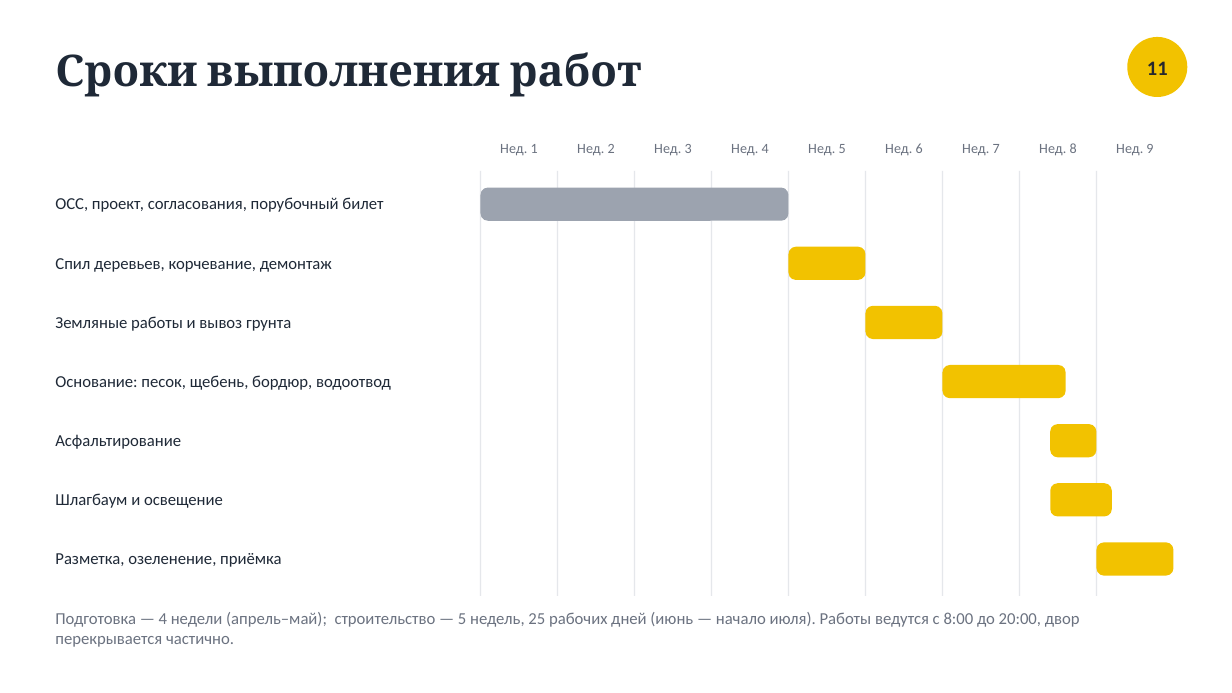
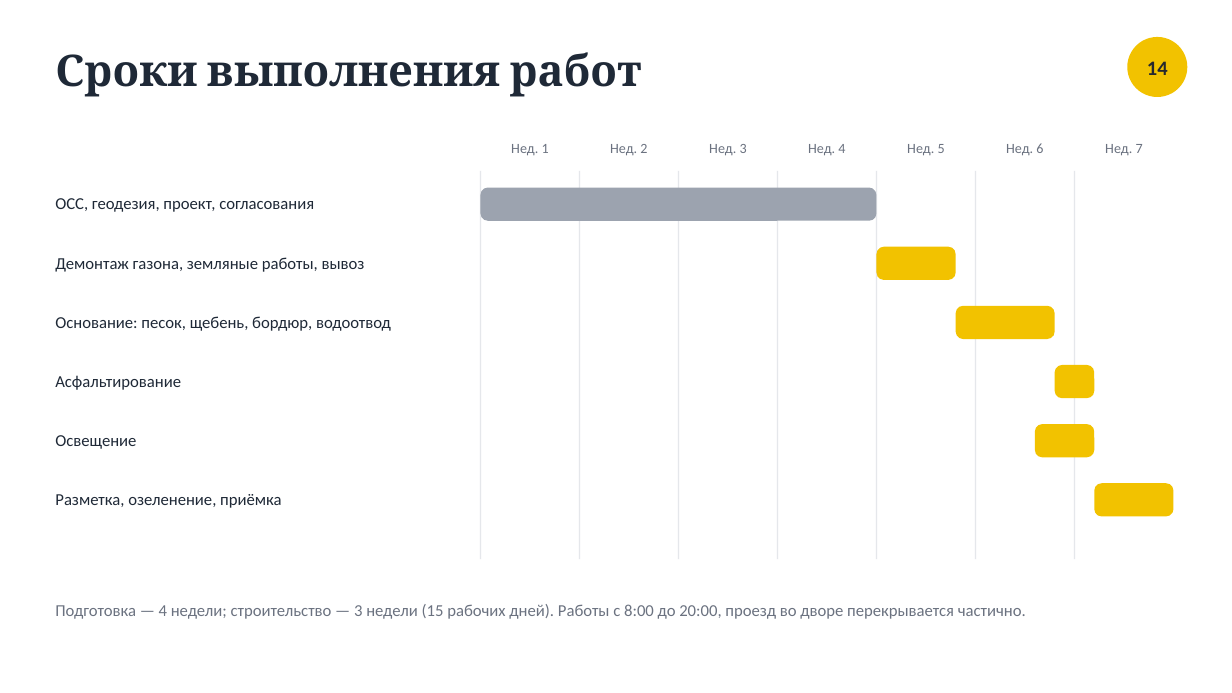
Before and after one commit to shortisshow-prog/mirigrushek, a slide deck: slide 14 of parking/Парковка_Нахимова_20.pptx (slide 11 before the commit). Drawn at 1232x693 pixels with LibreOffice and Linux fonts; fonts in the diff are those of the drawing. Boxes give left, top, right and bottom in pixels: in the first picture for what was removed or moved away, otherwise in the second. Text is boxed around its words. In the diff, an @@ line names an element or a change of style, - is before the commit and + after.

```diff
--- a/parking/Парковка_Нахимова_20.pptx
+++ b/parking/Парковка_Нахимова_20.pptx
@@ text at (1147, 61, 1168, 75): text changed @@
-11
+14
@@ text "Нед. 1": place and size @@
-text "Нед. 1" at (500, 144, 538, 156)
+text "Нед. 1" at (511, 144, 549, 156)
@@ text "Нед. 2": place and size @@
-text "Нед. 2" at (577, 144, 615, 156)
+text "Нед. 2" at (610, 144, 647, 156)
@@ text "Нед. 3": place and size @@
-text "Нед. 3" at (654, 144, 692, 156)
+text "Нед. 3" at (709, 144, 747, 156)
@@ text "Нед. 4": place and size @@
-text "Нед. 4" at (731, 144, 769, 156)
+text "Нед. 4" at (808, 144, 845, 156)
@@ text "Нед. 5": place and size @@
-text "Нед. 5" at (808, 144, 846, 156)
+text "Нед. 5" at (907, 144, 945, 156)
@@ text "Нед. 6": place and size @@
-text "Нед. 6" at (885, 143, 923, 156)
+text "Нед. 6" at (1006, 143, 1043, 156)
@@ text removed at (1039, 143, 1077, 156) @@
-Нед. 8
@@ text "Нед. 7": place and size @@
-text "Нед. 7" at (962, 144, 1000, 156)
+text "Нед. 7" at (1105, 144, 1143, 156)
@@ text removed at (1116, 144, 1153, 156) @@
-Нед. 9
@@ line moved from (481, 171) - (481, 596) to (481, 171) - (481, 559) @@
@@ line moved from (557, 171) - (557, 596) to (579, 171) - (579, 559) @@
@@ line moved from (635, 171) - (635, 596) to (678, 171) - (678, 559) @@
@@ line moved from (712, 171) - (712, 596) to (777, 171) - (777, 559) @@
@@ line moved from (788, 171) - (788, 596) to (877, 171) - (877, 559) @@
@@ line moved from (866, 171) - (866, 596) to (976, 171) - (976, 559) @@
@@ line removed from (1019, 171) to (1019, 596) @@
@@ line moved from (943, 171) - (943, 596) to (1075, 171) - (1075, 559) @@
@@ line removed from (1097, 171) to (1097, 596) @@
@@ text at (55, 198, 314, 212): text changed @@
-ОСС, проект, согласования, порубочный билет
+ОСС, геодезия, проект, согласования
@@ rounded rectangle: place and size @@
-rounded rectangle at (481, 188, 788, 221)
+rounded rectangle at (481, 188, 877, 221)
@@ text at (55, 257, 365, 272): text changed @@
-Земляные работы и вывоз грунта
+Демонтаж газона, земляные работы, вывоз
@@ text removed at (55, 258, 332, 272) @@
-Спил деревьев, корчевание, демонтаж
@@ rounded rectangle: place and size @@
-rounded rectangle at (1097, 543, 1174, 576)
+rounded rectangle at (877, 247, 957, 280)
@@ rounded rectangle added at (956, 306, 1055, 339), fill #F2C200 @@
@@ rounded rectangle: place and size @@
-rounded rectangle at (788, 247, 865, 280)
+rounded rectangle at (1055, 365, 1094, 398)
@@ text at (55, 435, 136, 449): text changed @@
-Шлагбаум и освещение
+Освещение
@@ rounded rectangle: place and size @@
-rounded rectangle at (866, 306, 943, 339)
+rounded rectangle at (1035, 424, 1094, 457)
@@ rounded rectangle removed at (1051, 424, 1097, 457) @@
@@ 3 texts: place and size @@
-3 texts at (55, 375, 391, 567)
+3 texts at (55, 316, 391, 508)
@@ rounded rectangle removed at (1051, 483, 1113, 517) @@
@@ rounded rectangle: place and size @@
-rounded rectangle at (943, 365, 1066, 398)
+rounded rectangle at (1094, 483, 1174, 517)
@@ text at (55, 604, 1026, 619): text changed @@
-Подготовка — 4 недели (апрель–май); строительство — 5 недель, 25 рабочих дней (июнь — начало июля). Работы ведутся с 8:00 до 20:00, двор перекрывается частично.
+Подготовка — 4 недели; строительство — 3 недели (15 рабочих дней). Работы с 8:00 до 20:00, проезд во дворе перекрывается частично.
```
Also in this commit, not shown: 7 other slides changed, 7 slides added, 4 slides removed, 13 other files.
